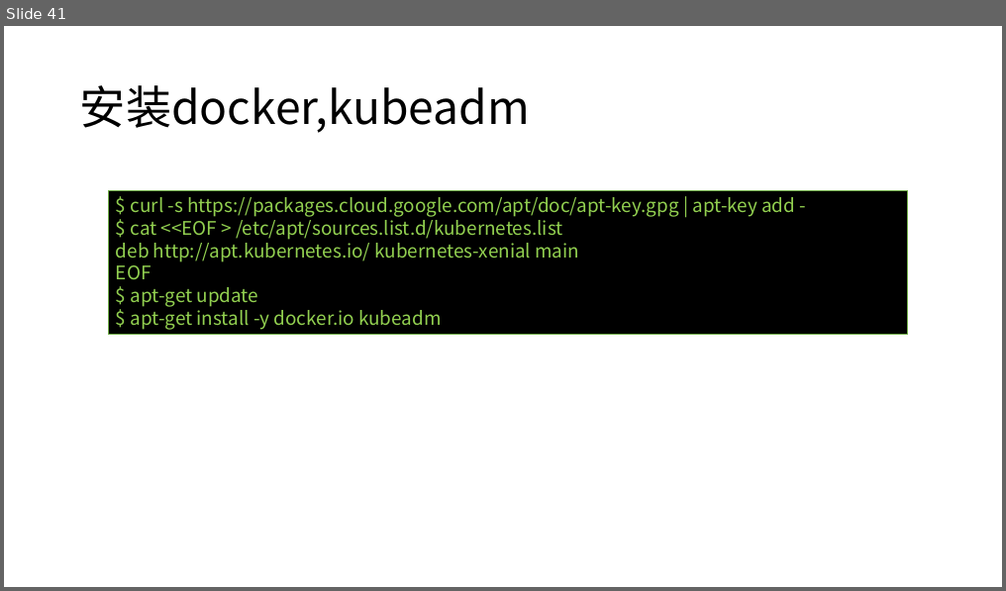
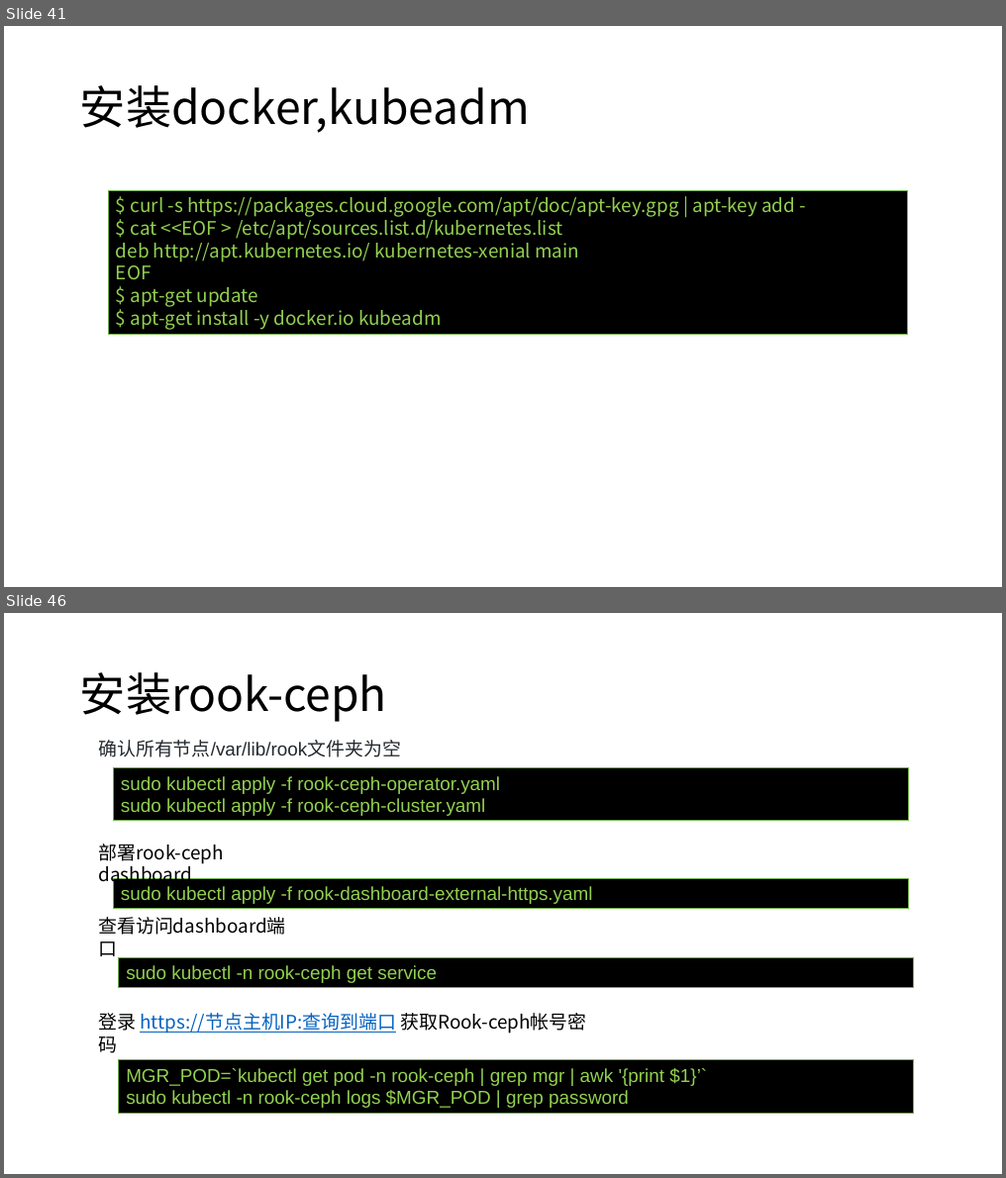
Before and after one commit to axzxs2001/Asp.NetCoreExperiment, a slide deck: Asp.NetCoreExperiment/kubernetes/kubernetes.pptx. Shown one above the other, each under a label of ours: slide 41 before the commit, slides 41 and 46 after it; the slides between them are not shown. The pictures are 1006x591 and 1006x1178 pixels, drawn with LibreOffice and Linux fonts; fonts in the diff are those of the drawing; background and template pictures are left out. Boxes give left, top, right and bottom in pixels: in the first picture for what was removed or moved away, otherwise in the second. Text is boxed around its words. In the diff, an @@ line names an element or a change of style, - is before the commit and + after.

```diff
--- a/Asp.NetCoreExperiment/kubernetes/kubernetes.pptx
+++ b/Asp.NetCoreExperiment/kubernetes/kubernetes.pptx
@@ slide 46 added at <box>4,613,1002,1174</box>, background #FFFFFF @@
@@ title added at <box>80,672,387,722</box>, 44 pt, text #000000 @@
+安装rook-ceph
@@ text added at <box>98,740,401,758</box>, 18 pt, text #24292E @@
+确认所有节点/var/lib/rook文件夹为空
@@ rectangle added at <box>113,768,908,821</box>, fill #000000, outline #70AD47 1 pt, 18 pt, text #92D050 @@
+sudo kubectl apply -f rook-ceph-operator.yaml
+sudo kubectl apply -f rook-ceph-cluster.yaml
@@ text added at <box>98,844,224,887</box>, 18 pt, text #000000 @@
+部署rook-ceph dashboard
@@ rectangle added at <box>113,878,908,909</box>, fill #000000, outline #70AD47 1 pt, 18 pt, text #92D050 @@
+sudo kubectl apply -f rook-dashboard-external-https.yaml
@@ text added at <box>98,917,286,935</box>, 18 pt, text #000000 @@
+查看访问dashboard端口
@@ rectangle added at <box>119,959,914,988</box>, fill #000000, outline #70AD47 1 pt, 18 pt, text #92D050 @@
+sudo kubectl -n rook-ceph get service
@@ text added at <box>98,1013,586,1034</box>, 18 pt, text #0563C1, underline @@
+登录 https://节点主机IP:查询到端口 获取Rook-ceph帐号密码
@@ rectangle added at <box>119,1059,914,1113</box>, fill #000000, outline #70AD47 1 pt, 18 pt, text #92D050 @@
+MGR_POD=`kubectl get pod -n rook-ceph | grep mgr | awk '{print $1}’`
+sudo kubectl -n rook-ceph logs $MGR_POD | grep password
```
Also in this commit, not shown: 11 slides changed, 2 other slides added, 1 slide removed, 1 other file.
